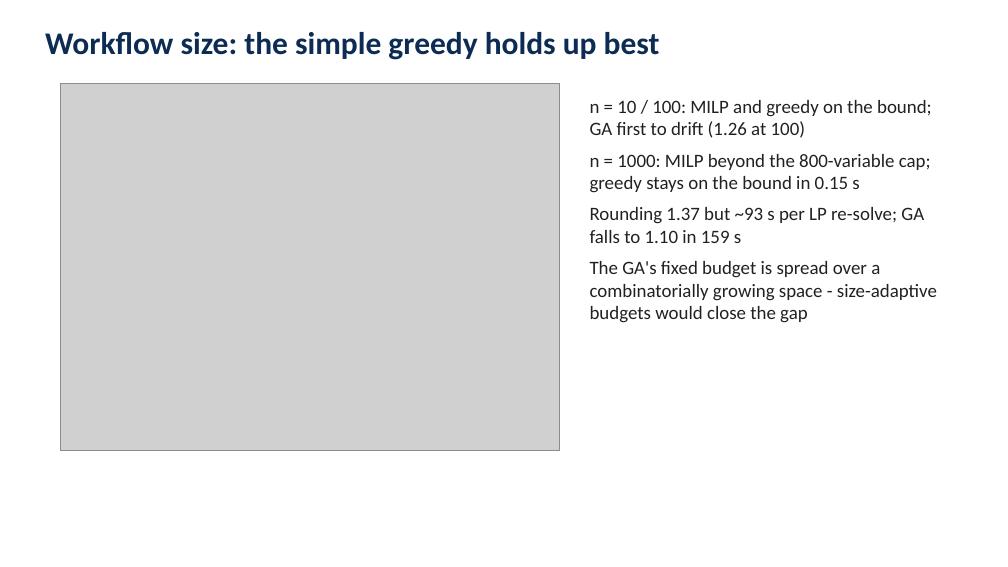
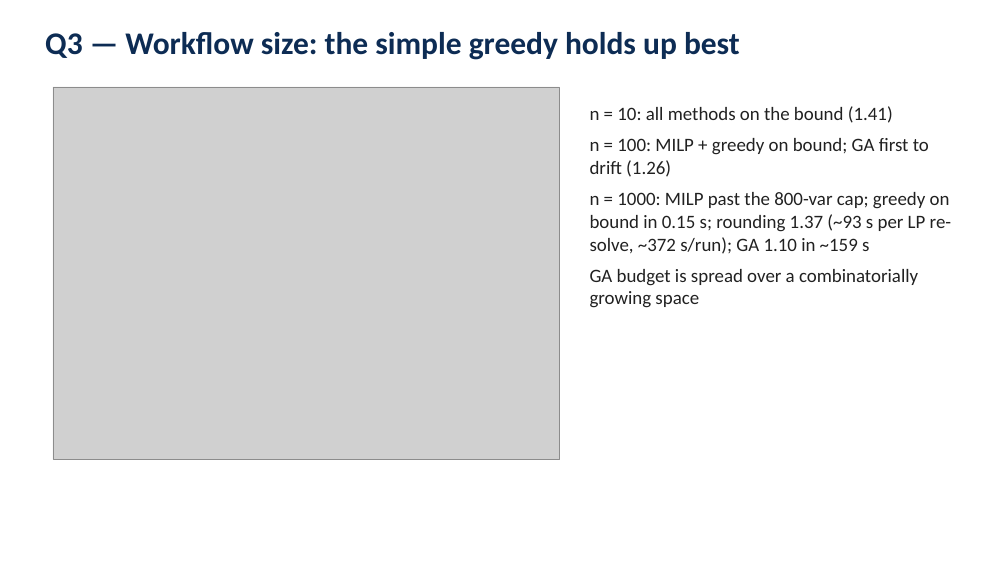
Before and after one commit to gayanigupta/data-aware-scheduling, a slide deck: slide 13 of slides/data-aware-scheduling.pptx (slide 9 before the commit). Drawn at 1008x567 pixels with LibreOffice and Linux fonts; fonts in the diff are those of the drawing; grey boxes stand for pictures. Boxes give left, top, right and bottom in pixels: in the first picture for what was removed or moved away, otherwise in the second. Text is boxed around its words. In the diff, an @@ line names an element or a change of style, - is before the commit and + after.

```diff
--- a/slides/data-aware-scheduling.pptx
+++ b/slides/data-aware-scheduling.pptx
@@ text at [45,32,740,60]: text changed @@
-Workflow size: the simple greedy holds up best
+Q3 — Workflow size: the simple greedy holds up best
@@ picture: place and size @@
-picture at [60,83,560,450]
+picture at [53,87,560,460]
@@ text at [590,106,952,308]: text changed @@
-n = 10 / 100: MILP and greedy on the bound; GA first to drift (1.26 at 100)
-n = 1000: MILP beyond the 800-variable cap; greedy stays on the bound in 0.15 s
-Rounding 1.37 but ~93 s per LP re-solve; GA falls to 1.10 in 159 s
-The GA's fixed budget is spread over a combinatorially growing space - size-adaptive budgets would close the gap
+n = 10: all methods on the bound (1.41)
+n = 100: MILP + greedy on bound; GA first to drift (1.26)
+n = 1000: MILP past the 800-var cap; greedy on bound in 0.15 s; rounding 1.37 (~93 s per LP re-solve, ~372 s/run); GA 1.10 in ~159 s
+GA budget is spread over a combinatorially growing space
```
Also in this commit, not shown: 11 other slides changed, 9 slides added, 1 slide removed, 1 other file.
